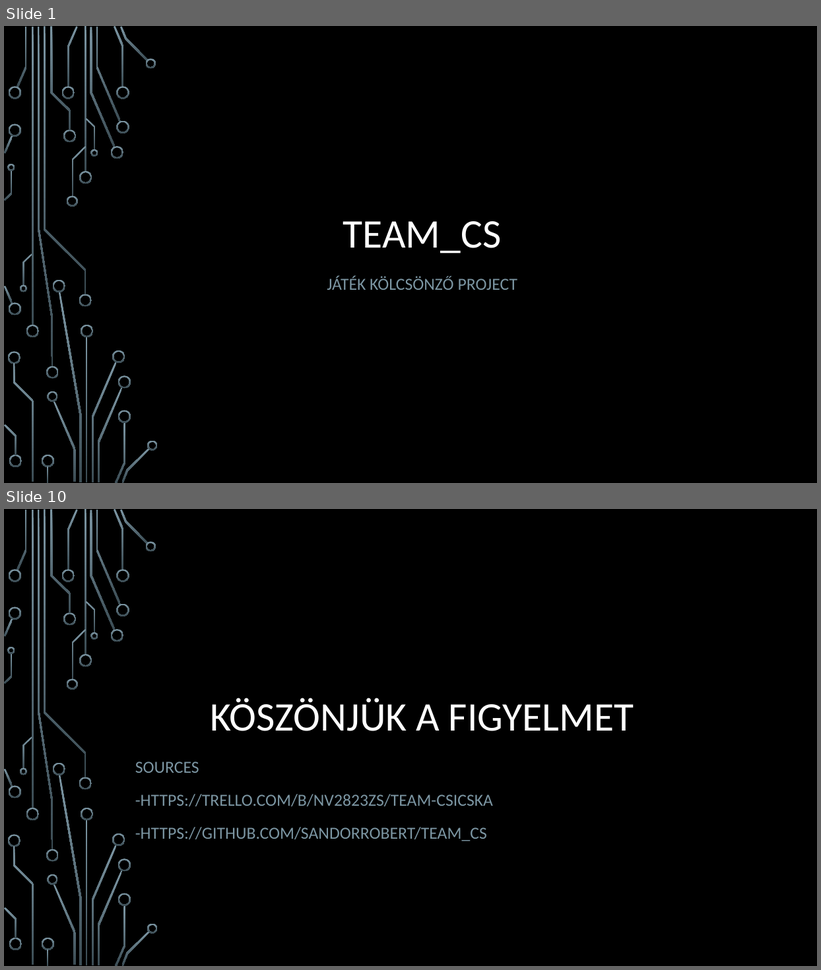
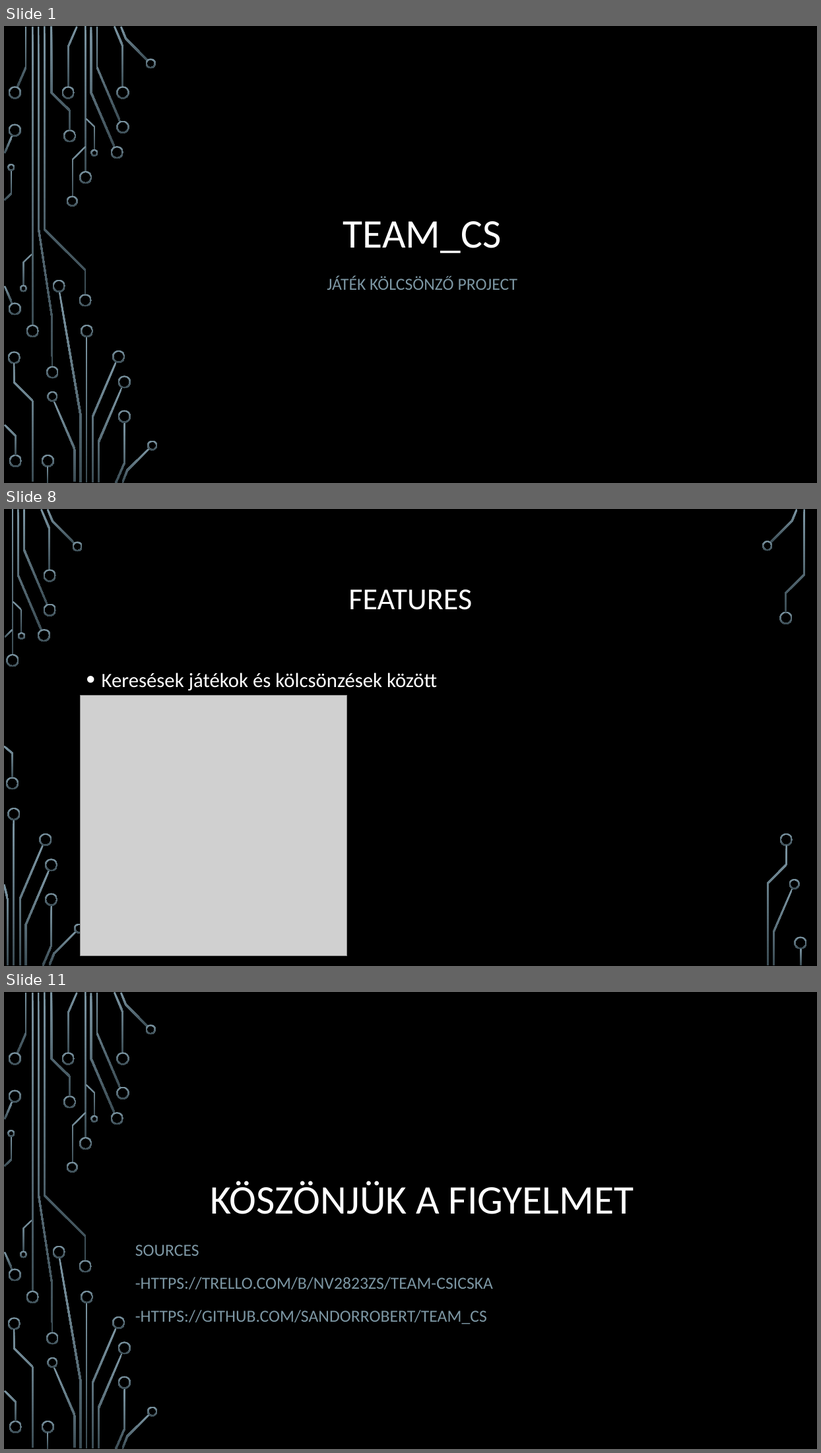
Before and after one commit to sandorrobert/TEAM_CS, a slide deck: Team_CS.pptx. Shown one above the other, each under a label of ours: slides 1 and 10 before the commit, slides 1, 8 and 11 after it; the slides between them are not shown. The pictures are 821x970 and 821x1453 pixels, drawn with LibreOffice and Linux fonts; fonts in the diff are those of the drawing; grey boxes stand for pictures; background and template pictures are left out. Boxes give left, top, right and bottom in pixels: in the first picture for what was removed or moved away, otherwise in the second. Text is boxed around its words. In the diff, an @@ line names an element or a change of style, - is before the commit and + after.

```diff
--- a/Team_CS.pptx
+++ b/Team_CS.pptx
@@ slide 8 added at (4, 509, 817, 966), background picture (left out) @@
@@ title added at (349, 590, 472, 610), 36 pt, text #FFFFFF @@
+FEATURES
@@ text added at (102, 673, 437, 691), 24 pt, text #FFFFFF @@
+• Keresések játékok és kölcsönzések között
@@ picture added at (81, 696, 347, 956) @@
@@ group added at (4, 509, 807, 966): 33 freeform shapes, 3 rectangles @@
@@ what was slide 10 is now slide 11 @@
```
Also in this commit, not shown: 7 slides changed, 1 other slide added, 1 slide removed.
